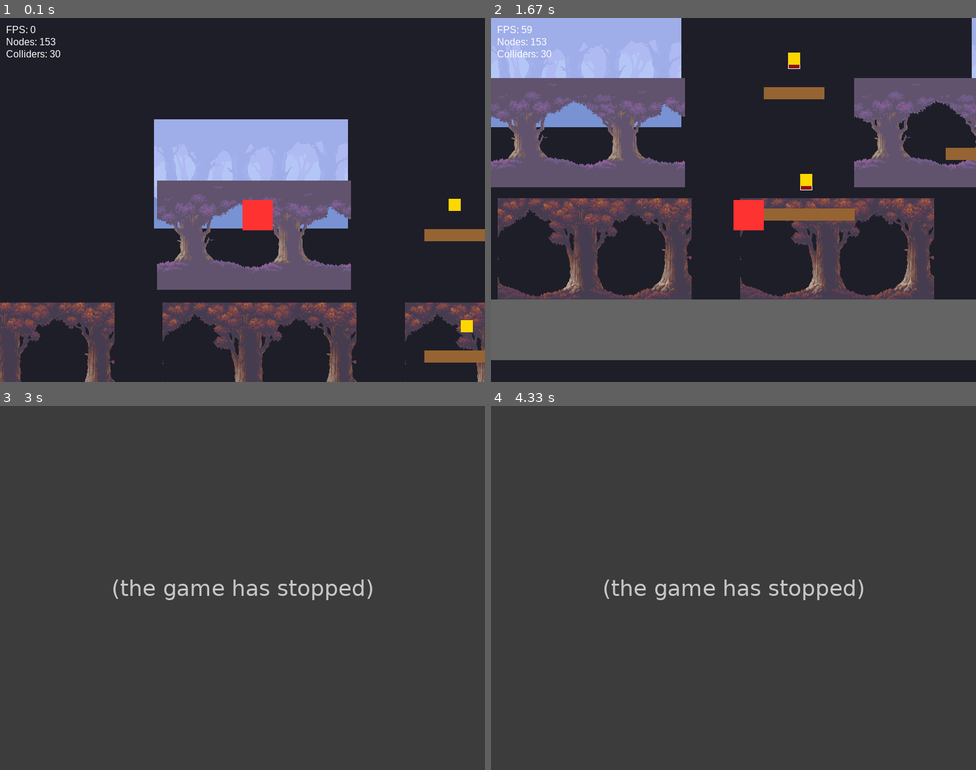
Above: before the commit, frames 1-4 (two rows, left to right).
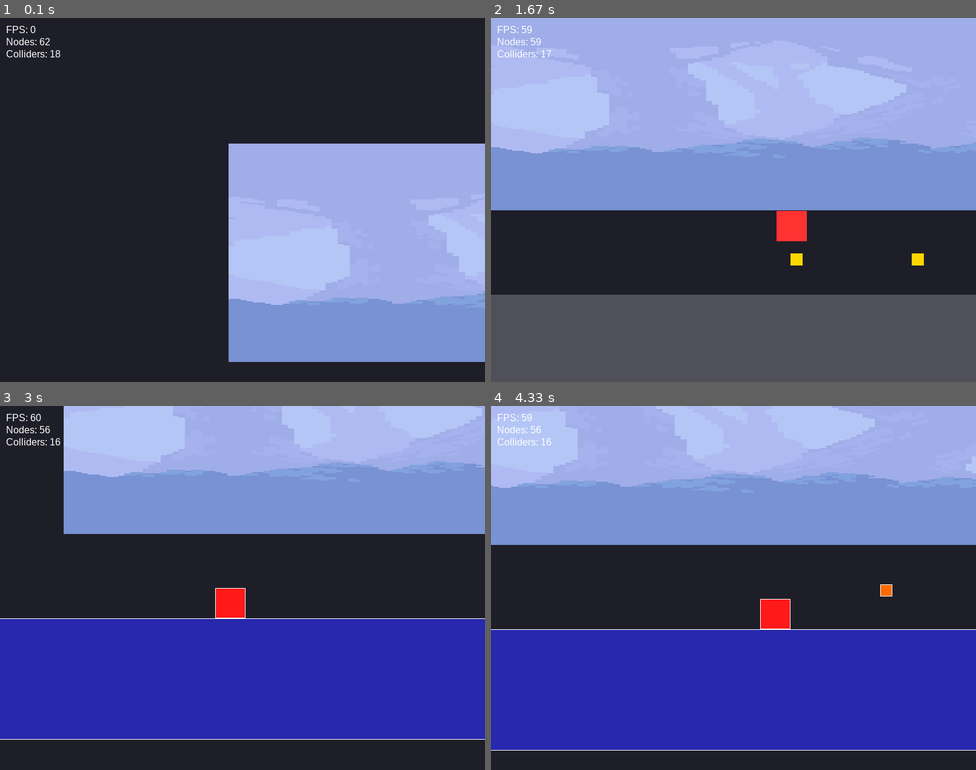
Above: after the commit, the same moments.

Repository: nalqit/py-engine
Game: pygame game, started from src/game/main.py
Same seed, same stepped clock (60 frames per second), same inputs: the game is played once before the commit and once after it.
Inputs:
- Up to frame 1 (0.1 s): no input
- Up to frame 2 (1.67 s): hold Right 0.33-0.8 s; hold Up 0.83-1.13 s; hold Right 1.17-1.63 s
- Up to frame 3 (3 s): hold Left 1.67-2.2 s; hold Left 2.23-2.63 s; tap F1 at 2.67 s
- Up to frame 4 (4.33 s): hold Up 3-3.37 s; hold Right 3.4-4.03 s; hold Left from 4.07 s (still down)

The runs differ from the first frame. In frame 1, 43% of the frame differs, in the area x 0-100%, y 5-100%; in frame 2, 62%; in frame 3, 100%; in frame 4, 100%, in the area x 0-100%, y 0-100%.
Error before the commit: AttributeError: 'CollisionWorld' object has no attribute 'colliders' (main.py line 176); the game stopped at 2.67 s (later frames are placeholders)

Commit message:
feat: Implement core 2D physics, collision detection, and camera systems, and establish the initial game world with player, coins, and NPCs.

Diff:
--- a/src/engine/collision/collision_world.py
+++ b/src/engine/collision/collision_world.py
@@ -37,11 +37,14 @@
         ]
 
     def _refresh_rect_cache(self):
-        """Pre-calculate all world-space collider bounds."""
+        """Pre-calculate all world-space collider bounds, accounting for scale."""
         self._cached_rects = {}
         for col in self._cached_colliders:
             gx, gy = col.get_global_position()
-            self._cached_rects[col] = (gx, gy, gx + col.width, gy + col.height)
+            # Account for scale in bounds
+            sw = col.width * col.scale_x
+            sh = col.height * col.scale_y
+            self._cached_rects[col] = (gx, gy, gx + sw, gy + sh)
 
     # ------------------------------------------------------------------
     # Internal helpers
@@ -86,11 +89,13 @@
         move_dx = target_x - current_parent_gx
         move_dy = target_y - current_parent_gy
 
-        # Float-precision test bounds
+        # Float-precision test bounds (scaled)
+        sw = collider.width * collider.scale_x
+        sh = collider.height * collider.scale_y
         test_left = current_parent_gx + move_dx + collider.local_x
         test_top = current_parent_gy + move_dy + collider.local_y
-        test_right = test_left + collider.width
-        test_bottom = test_top + collider.height
+        test_right = test_left + sw
+        test_bottom = test_top + sh
 
         root = self._get_root()
 
--- a/src/engine/physics/physics_body_2d.py
+++ b/src/engine/physics/physics_body_2d.py
@@ -49,50 +49,57 @@
     def move_and_collide(self, dx, dy):
         """
         Attempt to move by (dx, dy), resolving collisions per-axis.
+        Fixed to be scale-aware and coordinate-space consistent.
+        """
+        # Get parent total offset to convert between local and global space
+        pgx, pgy = 0.0, 0.0
+        if self.parent and isinstance(self.parent, Node2D):
+            pgx, pgy = self.parent.get_global_position()
 
-        X is resolved first, then Y (using the updated X position).
-        On collision, position is snapped to the obstacle edge based
-        on movement direction, and velocity is zeroed on that axis.
-        """
         # --- X axis ---
         if dx != 0:
-            target_x = self.local_x + dx
+            target_lx = self.local_x + dx
+            # check_collision expects target in GLOBAL space
             result = self.collision_world.check_collision(
-                self.collider, target_x, self.local_y
+                self.collider, pgx + target_lx, pgy + self.local_y
             )
             if not result.collided:
-                self.local_x = target_x
+                self.local_x = target_lx
             else:
-                # Snap to obstacle edge based on movement direction
                 other_rect = result.collider.get_rect()
+                sw = self.collider.width * self.collider.scale_x
                 if dx > 0:
-                    # Moving right → align our right edge with obstacle's left
-                    sw = self.collider.width * self.collider.scale_x
-                    self.local_x = other_rect.left - sw - self.collider.local_x
+                    # Move right: snap our right edge to obstacle's left
+                    self.local_x = other_rect.left - sw - self.collider.local_x - pgx
                 else:
-                    # Moving left → align our left edge with obstacle's right
-                    self.local_x = other_rect.right - self.collider.local_x
+                    # Move left: snap our left edge to obstacle's right
+                    self.local_x = other_rect.right - self.collider.local_x - pgx
                 self.velocity_x = 0.0
+
+            # Sync transforms so Y check uses the new, correct X position
+            self.update_transforms()
 
         # --- Y axis (uses updated local_x) ---
         if dy != 0:
-            target_y = self.local_y + dy
+            target_ly = self.local_y + dy
             result = self.collision_world.check_collision(
-                self.collider, self.local_x, target_y
+                self.collider, pgx + self.local_x, pgy + target_ly
             )
             if not result.collided:
-                self.local_y = target_y
+                self.local_y = target_ly
             else:
-                # Snap to obstacle edge based on movement direction
                 other_rect = result.collider.get_rect()
+                sh = self.collider.height * self.collider.scale_y
                 if dy > 0:
-                    # Moving down → align our bottom edge with obstacle's top
-                    sh = self.collider.height * self.collider.scale_y
-                    self.local_y = other_rect.top - sh - self.collider.local_y
+                    # Move down: snap our bottom edge to obstacle's top
+                    self.local_y = other_rect.top - sh - self.collider.local_y - pgy
                 else:
-                    # Moving up → align our top edge with obstacle's bottom
-                    self.local_y = other_rect.bottom - self.collider.local_y
+                    # Move up: snap our top edge to obstacle's bottom
+                    self.local_y = other_rect.bottom - self.collider.local_y - pgy
                 self.velocity_y = 0.0
+
+            # Sync transforms again
+            self.update_transforms()
 
     # ------------------------------------------------------------------
     # Impulse
--- a/src/engine/scene/camera2d.py
+++ b/src/engine/scene/camera2d.py
@@ -11,12 +11,10 @@
     def update(self, delta: float):
         if self.target:
             tx, ty = self.target.get_global_position()
-            target_x = tx - 400
-            target_y = ty - 300
 
-            # Smoothly interpolate current position to target position
+            # Smoothly interpolate current position to target position center
             smooth_speed = 5.0
-            self.local_x += (target_x - self.local_x) * smooth_speed * delta
-            self.local_y += (target_y - self.local_y) * smooth_speed * delta
+            self.local_x += (tx - self.local_x) * smooth_speed * delta
+            self.local_y += (ty - self.local_y) * smooth_speed * delta
 
         super().update(delta)
--- a/src/game/entities/coin.py
+++ b/src/game/entities/coin.py
@@ -32,11 +32,12 @@
     def _start_bob(self, tm):
         from src.engine.scene.tween import Easing
 
+        # We tween 'self' (the Area2D) so the collider moves with the visual
         def bob_down():
-             tm.interpolate(self.vis, "local_y", -10, 0, 1.2, Easing.sine_in_out, on_complete=bob_up)
+             tm.interpolate(self, "local_y", self.local_y - 10, self.local_y, 1.2, Easing.sine_in_out, on_complete=bob_up)
 
         def bob_up():
-             tm.interpolate(self.vis, "local_y", 0, -10, 1.2, Easing.sine_in_out, on_complete=bob_down)
+             tm.interpolate(self, "local_y", self.local_y, self.local_y - 10, 1.2, Easing.sine_in_out, on_complete=bob_down)
 
         bob_up()
 
--- a/src/game/entities/player.py
+++ b/src/game/entities/player.py
@@ -92,9 +92,7 @@
         # Squash & Stretch Logic
         is_grounded = self.controller.is_grounded
 
-        # 1. LANDING SQUASH
-        if is_grounded and not self.was_grounded:
-            self.apply_juice(1.4, 0.6) # Squash
+        # 1. LANDING SQUASH (Removed per user request to stabilize physics)
 
         # 2. JUMP STRETCH
         if input_state["jump"] and is_grounded and self.velocity_y < 0:
--- a/src/game/main.py
+++ b/src/game/main.py
@@ -1,5 +1,7 @@
 import pygame
 import sys
+import random
+from typing import Optional
 
 from src.engine.scene.node2d import Node2D
 from src.engine.scene.rectangle_node import RectangleNode
@@ -10,18 +12,14 @@
 from src.engine.collision.collider2d import Collider2D
 from src.engine.collision.collision_world import CollisionWorld
 from src.engine.scene.camera2d import Camera2D
-from src.engine.scene.parallax import ParallaxBackground, ParallaxLayer
 from src.engine.scene.tween import TweenManager
 from src.engine.scene.sprite_node import SpriteNode
 from src.game.entities.coin import Coin
-import random
-from typing import Optional
-
 
 def main():
     pygame.init()
     screen = pygame.display.set_mode((800, 600))
-    pygame.display.set_caption("PyEngine 2D - Showcase Level")
+    pygame.display.set_caption("PyEngine 2D - The Great Adventure")
     clock = pygame.time.Clock()
 
     # Root
@@ -35,33 +33,14 @@
     collision_world = CollisionWorld("CollisionWorld")
     root.add_child(collision_world)
 
-    # ---------------- Parallax Background ----------------
-    parallax_bg = ParallaxBackground("Background")
-    root.add_child(parallax_bg)
+    # ---------------- Background ----------------
+    # One large background image for the entire world
+    bg = SpriteNode("Background", "src/game/background_layer_1.png", 0, 0)
+    bg.scale_x = 10.0 # Make it very wide
+    bg.scale_y = 2.0
+    root.add_child(bg)
 
-    # Layer 0: Distant Sky/Clouds (moves 5%)
-    clouds = ParallaxLayer("Clouds", parallax_factor=(0.05, 0.02))
-    parallax_bg.add_child(clouds)
-    # Using existing background_layer_1 for sky
-    for i in range(-2, 5):
-        c = SpriteNode(f"Sky{i}", "src/game/background_layer_1.png", i * 800, 0)
-        clouds.add_child(c)
-
-    # Layer 1: Far Mountains (moves 15%)
-    mountains = ParallaxLayer("Mountains", parallax_factor=(0.15, 0.05))
-    parallax_bg.add_child(mountains)
-    for i in range(-5, 10):
-        m = SpriteNode(f"Mtn{i}", "src/game/background_layer_2.png", i * 600, 100)
-        mountains.add_child(m)
-
-    # Layer 2: Mid Hills (moves 35%)
-    hills = ParallaxLayer("Hills", parallax_factor=(0.35, 0.1))
-    parallax_bg.add_child(hills)
-    for i in range(-10, 20):
-        h = SpriteNode(f"Hill{i}", "src/game/background_layer_3.png", i * 400, 300)
-        hills.add_child(h)
-
-    # Visual World (The Ground Layer)
+    # Visual World
     visual_world = Node2D("VisualWorld")
     root.add_child(visual_world)
 
@@ -70,77 +49,74 @@
     player_col.layer = "player"
     player_col.mask = {"wall", "box", "npc", "coin"}
 
-    player = Player(
-        "Player",
-        x=100, y=100,
-        collider=player_col,
-        collision_world=collision_world,
-    )
+    player = Player("Player", 100, 400, player_col, collision_world)
     visual_world.add_child(player)
     player.add_child(player_col)
+    player.add_child(RectangleNode("PlayerVis", 0, 0, 50, 50, (255, 50, 50)))
 
-    player_vis = RectangleNode("PlayerVis", 0, 0, 50, 50, (255, 50, 50))
-    player.add_child(player_vis)
-
-    # ---------------- Walls & Entities Helper ----------------
-    def create_wall(name, x, y, w, h, color=(100, 100, 100)):
+    # ---------------- Helpers ----------------
+    def create_wall(name, x, y, w, h, color=(80, 80, 90)):
         wall = Node2D(name, x, y)
         visual_world.add_child(wall)
         col = Collider2D(name + "Col", 0, 0, w, h, is_static=True)
         col.layer = "wall"
         col.mask = {"player", "box", "npc"}
         wall.add_child(col)
-        vis = RectangleNode(name + "Vis", 0, 0, w, h, color)
-        wall.add_child(vis)
+        wall.add_child(RectangleNode(name + "Vis", 0, 0, w, h, color))
+        return wall
 
-    # 1. THE START AREA
-    create_wall("Floor_Start", -500, 500, 1500, 100)
-    create_wall("Wall_LeftLimit", -500, -500, 50, 1000)
+    def spawn_coin(name, x, y):
+        coin = Coin(name, x, y)
+        visual_world.add_child(coin)
+        return coin
 
-    # 2. THE JUMP CHALLENGE (Floating Platforms)
-    create_wall("Plat_Jump1", 400, 350, 150, 20, (150, 100, 50))
-    visual_world.add_child(Coin("Coin1", 460, 300))
+    # ---------------- Map Design ----------------
+    # 1. HUGE FLOOR
+    create_wall("Ground", -1000, 500, 5000, 200)
 
-    create_wall("Plat_Jump2", 700, 250, 150, 20, (150, 100, 50))
-    visual_world.add_child(Coin("Coin2", 760, 200))
+    # 2. INTRO AREA (Coins spread out)
+    spawn_coin("Coin_Start1", 300, 450)
+    spawn_coin("Coin_Start2", 500, 450)
+    spawn_coin("Coin_Start3", 700, 450)
 
-    create_wall("Plat_Jump3", 400, 150, 100, 20, (150, 100, 50))
-    visual_world.add_child(Coin("Coin3", 440, 100))
+    # 3. VERTICAL CHALLENGE
+    create_wall("Wall_Blocker", 900, 400, 50, 100)
+    create_wall("Plat_1", 1000, 350, 200, 20)
+    spawn_coin("Coin_Plat1", 1080, 300)
 
-    # 3. PHYSICS PLAYGROUND (Boxes & Space)
-    create_wall("Floor_Physics", 1200, 450, 1000, 150, (80, 80, 80))
-    # Scatter some boxes
-    for i in range(5):
-        box_col = Collider2D(f"BoxCol{i}", 0, 0, 50, 50, is_static=False)
+    create_wall("Plat_2", 1300, 250, 200, 20)
+    spawn_coin("Coin_Plat2", 1380, 200)
+
+    create_wall("Plat_3", 1050, 150, 150, 20)
+    spawn_coin("Coin_Plat3", 1100, 100)
+
+    # 4. NPC OUTPOST
+    npc_col = Collider2D("VillageNPCCol", 0, 0, 40, 40)
+    npc_col.layer = "npc"
+    npc_col.mask = {"wall", "player", "box"}
+    npc = NPC("VillageNPC", 1800, 460, npc_col, collision_world)
+    visual_world.add_child(npc)
+    npc.add_child(npc_col)
+    npc.add_child(RectangleNode("NPCVis", 0, 0, 40, 40, (0, 200, 255)))
+
+    create_wall("Roof", 1700, 350, 300, 20, (120, 100, 80))
+    spawn_coin("RoofCoin", 1840, 300)
+
+    # 5. PHYSICS PLAYGROUND (Boxes far from coins)
+    for i in range(3):
+        box_col = Collider2D(f"BoxCol{i}", 0, 0, 50, 50)
         box_col.layer = "box"
-        box_col.mask = {"wall", "player", "npc", "box"}
-        box = Box(f"Box{i}", x=1300 + i*150, y=100, collider=box_col, collision_world=collision_world)
+        box_col.mask = {"wall", "player", "box"}
+        box = Box(f"Box{i}", 2200 + i*200, 400, box_col, collision_world)
         visual_world.add_child(box)
         box.add_child(box_col)
         box.add_child(RectangleNode(f"BoxVis{i}", 0, 0, 50, 50, (200, 150, 50)))
-        visual_world.add_child(Coin(f"BoxCoin{i}", 1320 + i*150, 400))
-
-    # 4. THE NPC VILLAGE
-    for i in range(3):
-        npc_col = Collider2D(f"NPCCol{i}", 0, 0, 40, 40)
-        npc_col.layer = "npc"
-        npc_col.mask = {"wall", "player", "box"}
-        npc = NPC(f"NPC{i}", x=1500 + i*250, y=350, collider=npc_col, collision_world=collision_world)
-        visual_world.add_child(npc)
-        npc.add_child(npc_col)
-        npc.add_child(RectangleNode(f"NPCVis{i}", 0, 0, 40, 40, (0, 200, 255)))
-
-    # 5. THE PIT & HIGH REWARD
-    create_wall("Floor_Far", 2500, 500, 500, 100)
-    create_wall("Plat_HighReward", 2600, 100, 200, 20, (255, 215, 0))
-    for i in range(5):
-        visual_world.add_child(Coin(f"SuperCoin{i}", 2620 + i*30, 50))
 
     # ---------------- Camera ----------------
     camera = Camera2D("Camera")
     camera.follow(player)
     root.add_child(camera)
-    Node2D.camera = player
+    Node2D.camera = camera
 
     # ---------------- HUD ----------------
     hud = StatsHUD("HUD", root, clock)
@@ -168,12 +144,11 @@
             root.update(fixed_dt)
             accumulator -= fixed_dt
 
-        screen.fill((30, 30, 40)) # Slightly bluer sky
+        screen.fill((30, 30, 40))
         root.render(screen)
 
         if debug_colliders:
-            # Recursive check or just draw through collision world
-            for col in collision_world.colliders:
+            for col in collision_world._cached_colliders:
                 col.render(screen)
 
         pygame.display.flip()
@@ -181,9 +156,5 @@
     pygame.quit()
     sys.exit()
 
-    pygame.quit()
-    sys.exit()
-
-
 if __name__ == "__main__":
     main()
Not shown, changed: README.md
Not shown, changed: .gitignore
Not shown, changed: PROJECT_OVERVIEW.md
